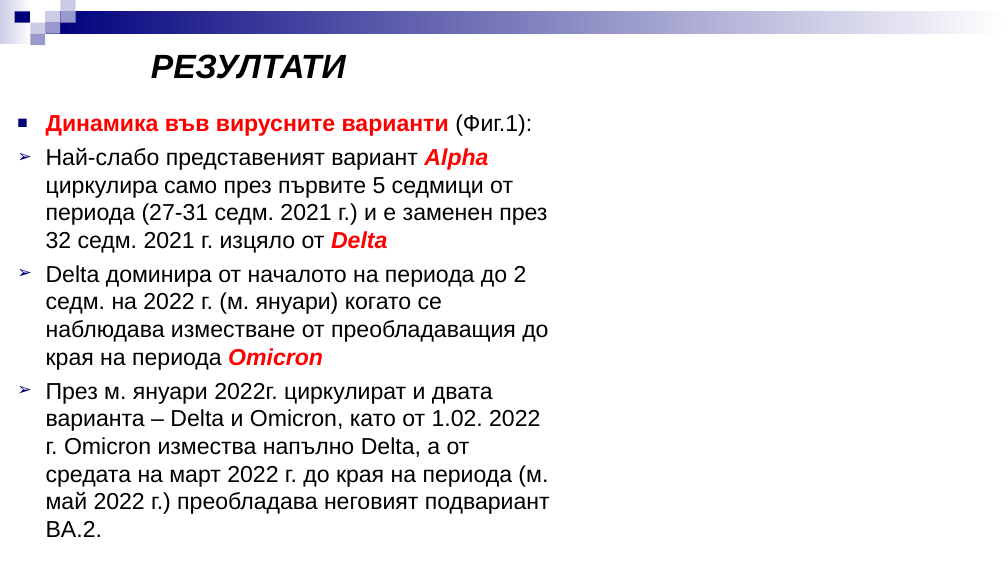
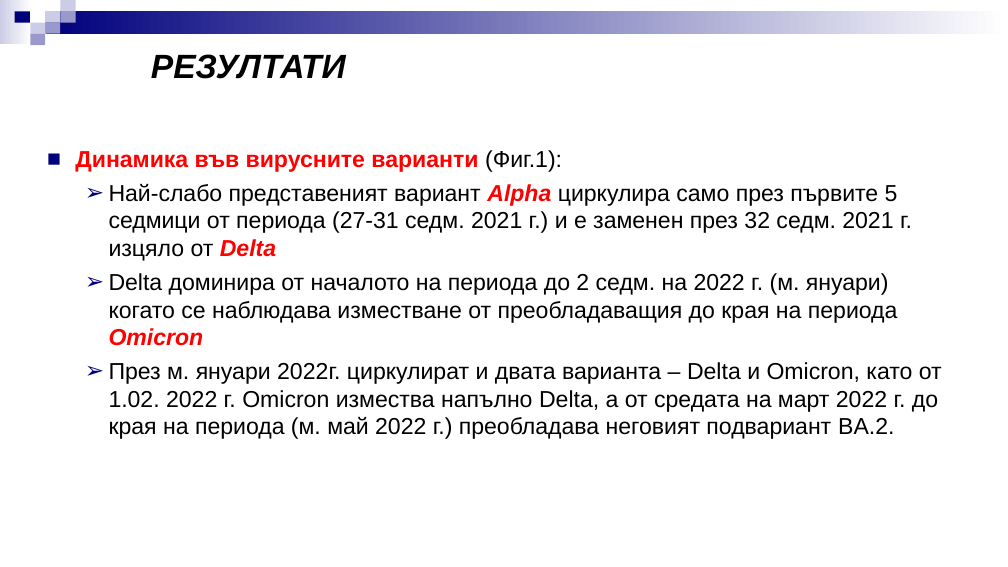
Before and after one commit to kostadinoff/2022-09-15_atanasova_bam, a slide deck: slide 10 of docs/ОМИКРОН-успокоение или предизвикателство-БАМ 2022.ppt (slide 9 before the commit). Drawn at 1008x567 pixels with LibreOffice and Linux fonts; fonts in the diff are those of the drawing. Boxes give left, top, right and bottom in pixels: in the first picture for what was removed or moved away, otherwise in the second. Text is boxed around its words. In the diff, an @@ line names an element or a change of style, - is before the commit and + after.

```diff
--- a/docs/ОМИКРОН-успокоение или предизвикателство-БАМ 2022.ppt
+++ b/docs/ОМИКРОН-успокоение или предизвикателство-БАМ 2022.ppt
@@ text "Динамика във вирусните варианти (Фиг.1):": place and size @@
-text "Динамика във вирусните варианти (Фиг.1):" at (46, 114, 548, 487)
+text "Динамика във вирусните варианти (Фиг.1):" at (75, 150, 942, 439)
@@ text "Динамика във вирусните варианти (Фиг.1):" at (75, 150, 942, 439): list level 1 to 2 in "Най-слабо представеният вариант Alpha циркулира ..."; list level 1 to 2 in "Delta доминира от началото на ..."; list level 1 to 2 in "През м. януари 2022г. циркулират ..." @@
```
Also in this commit, not shown: 18 other slides changed, 3 slides added, 2 slides removed, 5 other files.
